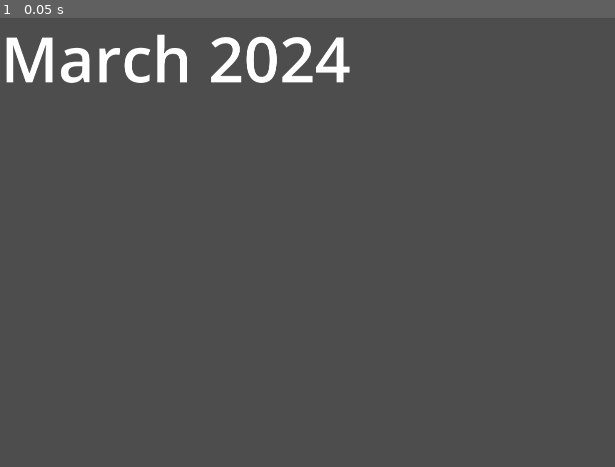
Above: before the commit, frame 1.
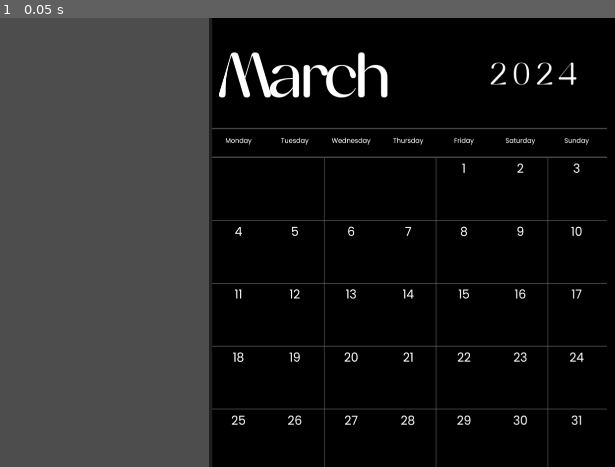
Above: after the commit, the same moment.

Repository: GenericUserIsTaken/hackpnw2024
Game: Godot game, scene res://Calendar.tscn
Two runs of this game, one before a commit and one after it. Both use one fixed random seed, a clock stepped at 60 frames per second and the inputs below. This scene is started directly instead of the project's main scene.
Inputs:
- Up to frame 1 (0.05 s): no input

The runs differ from the first frame. In frame 1, 66% of the frame differs, in the area x 0-100%, y 0-100%.

Commit message:
Calender

Diff:
--- a/godotproject/Calendar.tscn
+++ b/godotproject/Calendar.tscn
@@ -1,4 +1,6 @@
-[gd_scene format=3 uid="uid://hiv4tmlf7ca3"]
+[gd_scene load_steps=2 format=3 uid="uid://hiv4tmlf7ca3"]
+
+[ext_resource type="Texture2D" uid="uid://bg4p5jjjx4xma" path="res://resources/Screenshot 2024-03-02 160633.png" id="1_23eue"]
 
 [node name="Control" type="Control"]
 layout_mode = 3
@@ -8,16 +10,20 @@
 grow_horizontal = 2
 grow_vertical = 2
 
-[node name="Month _ Year" type="RichTextLabel" parent="."]
+[node name="TextureRect" type="TextureRect" parent="."]
+layout_mode = 1
+anchors_preset = 15
+anchor_right = 1.0
+anchor_bottom = 1.0
+offset_left = 944.0
+offset_top = -8.0
+offset_right = 2.0
+offset_bottom = 6.0
+grow_horizontal = 2
+grow_vertical = 2
+texture = ExtResource("1_23eue")
+
+[node name="VBoxContainer" type="VBoxContainer" parent="."]
 layout_mode = 0
-offset_left = 444.0
-offset_top = -6.0
-offset_right = 2371.0
-offset_bottom = 308.0
-theme_override_font_sizes/normal_font_size = 150
-text = "March 2024"
-
-[node name="Control" type="Control" parent="."]
-anchors_preset = 0
 offset_right = 40.0
 offset_bottom = 40.0
Binary file added: godotproject/Screenshot 2024-03-02 154558.png
Not shown, added: godotproject/Screenshot 2024-03-02 154558.png.import
Binary file added: godotproject/Screenshot 2024-03-02 160633.png
Not shown, added: godotproject/Screenshot 2024-03-02 160633.png.import
Binary file added: godotproject/resources/Calender.png
Not shown, added: godotproject/resources/Calender.png.import
Binary file added: godotproject/resources/Screenshot 2024-03-02 160633.png
Not shown, added: godotproject/resources/Screenshot 2024-03-02 160633.png.import
Binary file added: godotproject/scenes/TREE/Calender.png.webp
Not shown, added: godotproject/scenes/TREE/Calender.png.webp.import
Binary file added: godotproject/scenes/TREE/il_1588xN.5588446050_brdy.webp
Not shown, added: godotproject/scenes/TREE/il_1588xN.5588446050_brdy.webp.import
